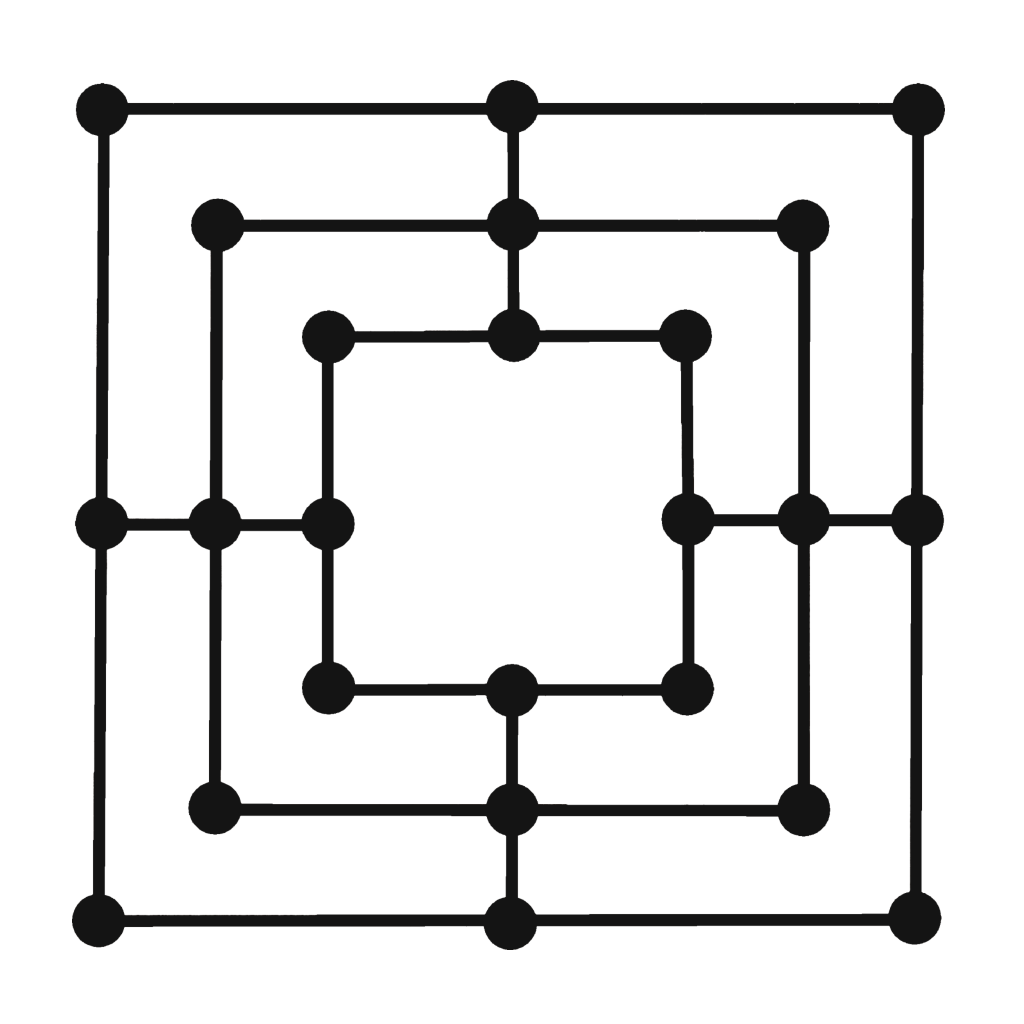
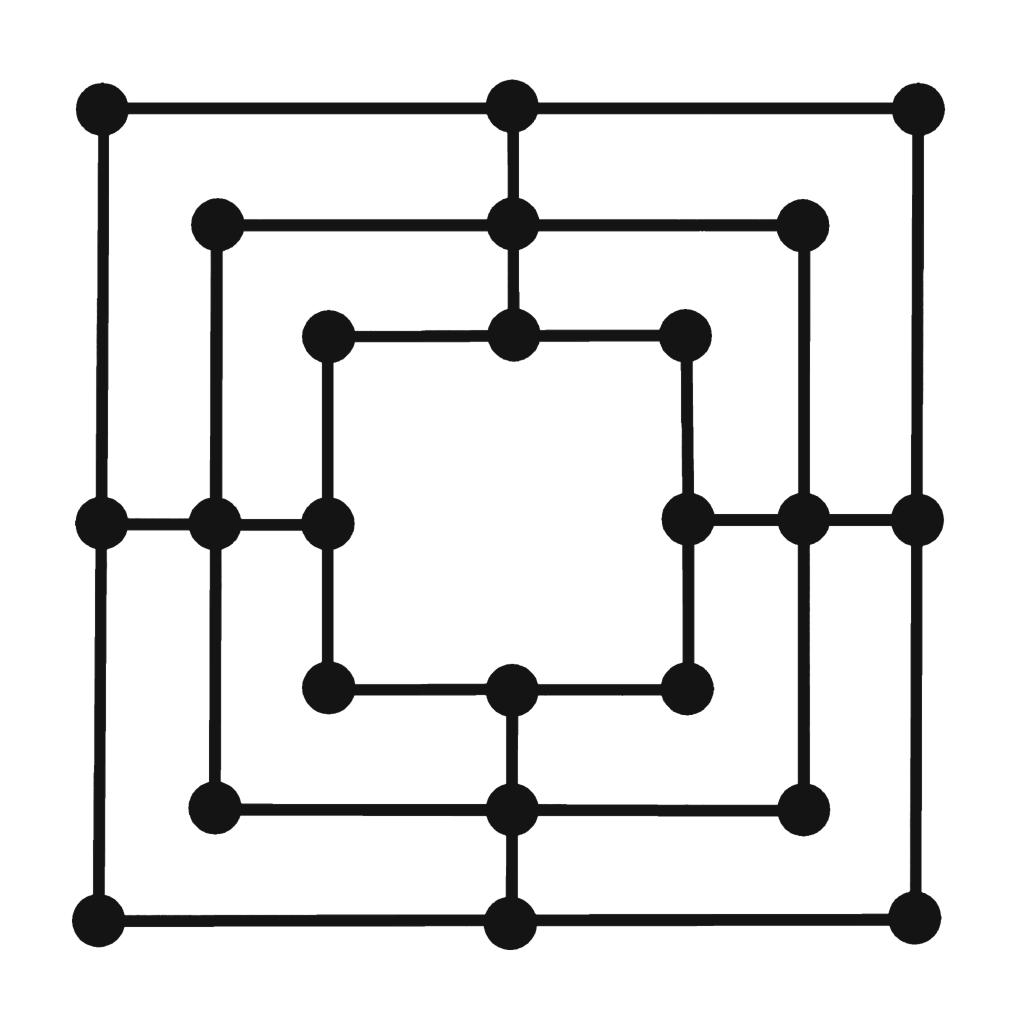
Comparing the layer stacks of the two 1024 × 1024 images. Changes:
painted on "Paint" over [71, 79, 946, 951]
